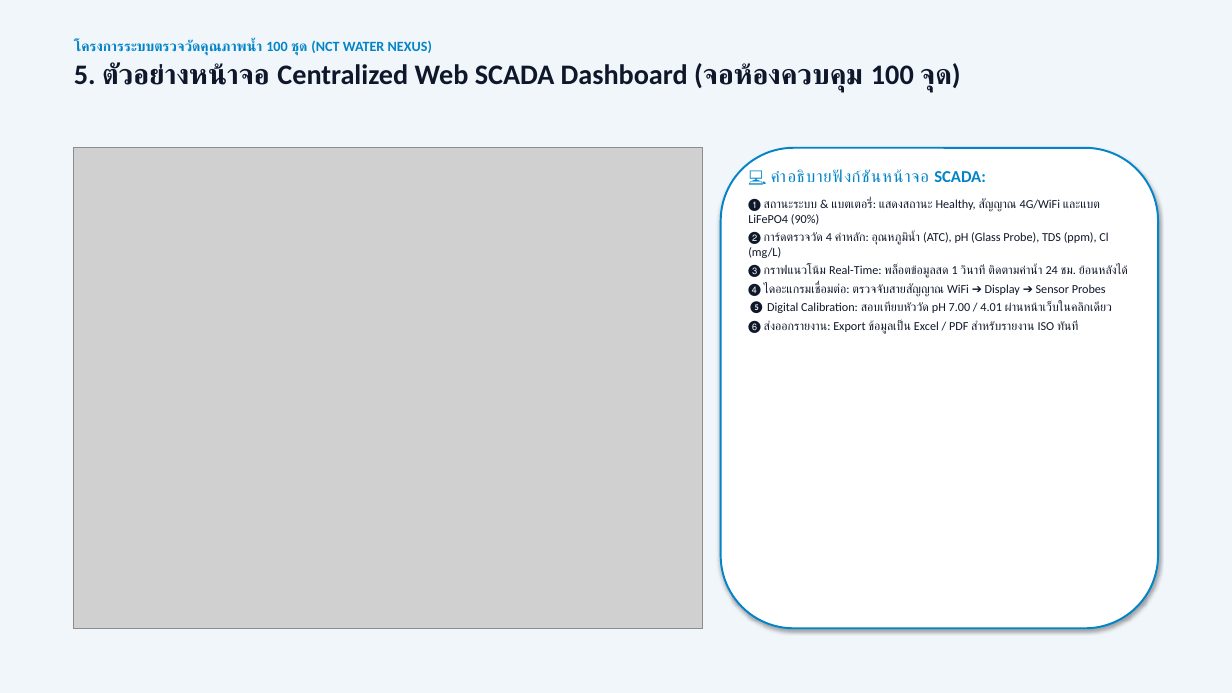
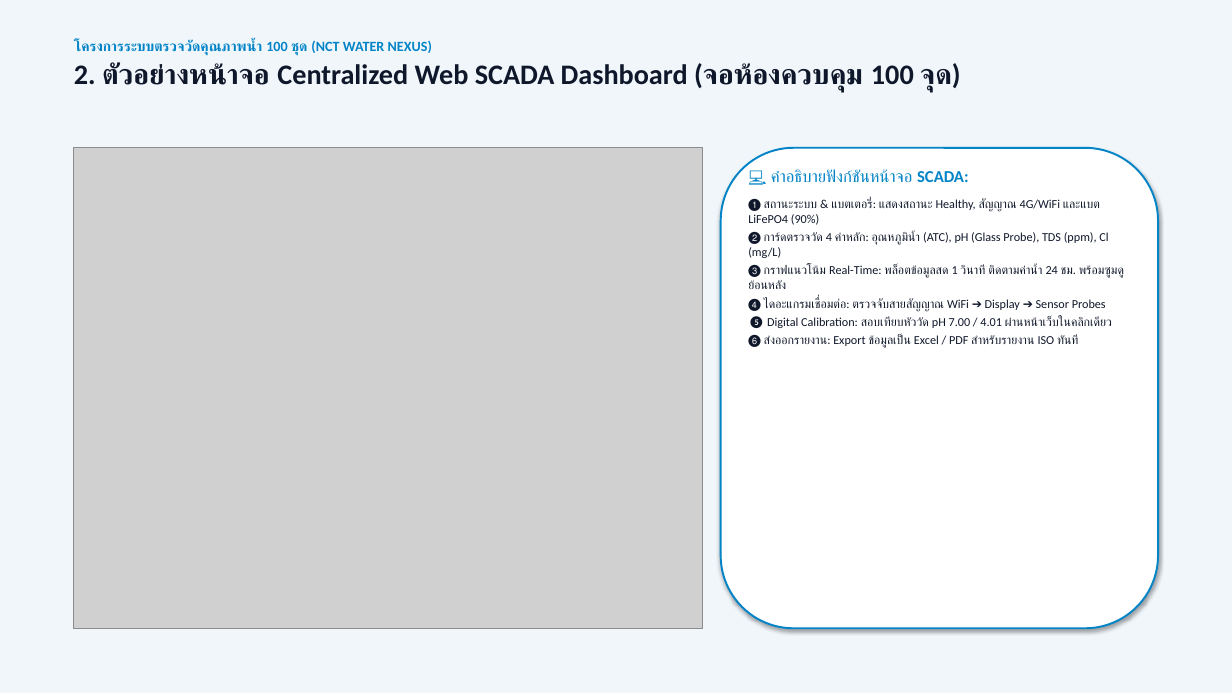
Before and after one commit to WoobWarb/nct-water-nexus, a slide deck: slide 3 of NCT_Water_Nexus_Report_and_Pricing.pptx (slide 6 before the commit). Drawn at 1232x693 pixels with LibreOffice and Linux fonts; fonts in the diff are those of the drawing; grey boxes stand for pictures. Boxes give left, top, right and bottom in pixels: in the first picture for what was removed or moved away, otherwise in the second. Text is boxed around its words. In the diff, an @@ line names an element or a change of style, - is before the commit and + after.

```diff
--- a/NCT_Water_Nexus_Report_and_Pricing.pptx
+++ b/NCT_Water_Nexus_Report_and_Pricing.pptx
@@ text at <box>74,62,961,92</box>: text changed @@
-5. ตัวอย่างหน้าจอ Centralized Web SCADA Dashboard (จอห้องควบคุม 100 จุด)
+2. ตัวอย่างหน้าจอ Centralized Web SCADA Dashboard (จอห้องควบคุม 100 จุด)
@@ text at <box>748,265,1124,289</box>: text changed @@
-❸ กราฟแนวโน้ม Real-Time: พล็อตข้อมูลสด 1 วินาที ติดตามค่าน้ำ 24 ชม. ย้อนหลังได้
+❸ กราฟแนวโน้ม Real-Time: พล็อตข้อมูลสด 1 วินาที ติดตามค่าน้ำ 24 ชม. พร้อมซูมดูย้อนหลัง
```
Also in this commit, not shown: 5 other slides changed, 1 slide added, 1 slide removed, 3 other files.
